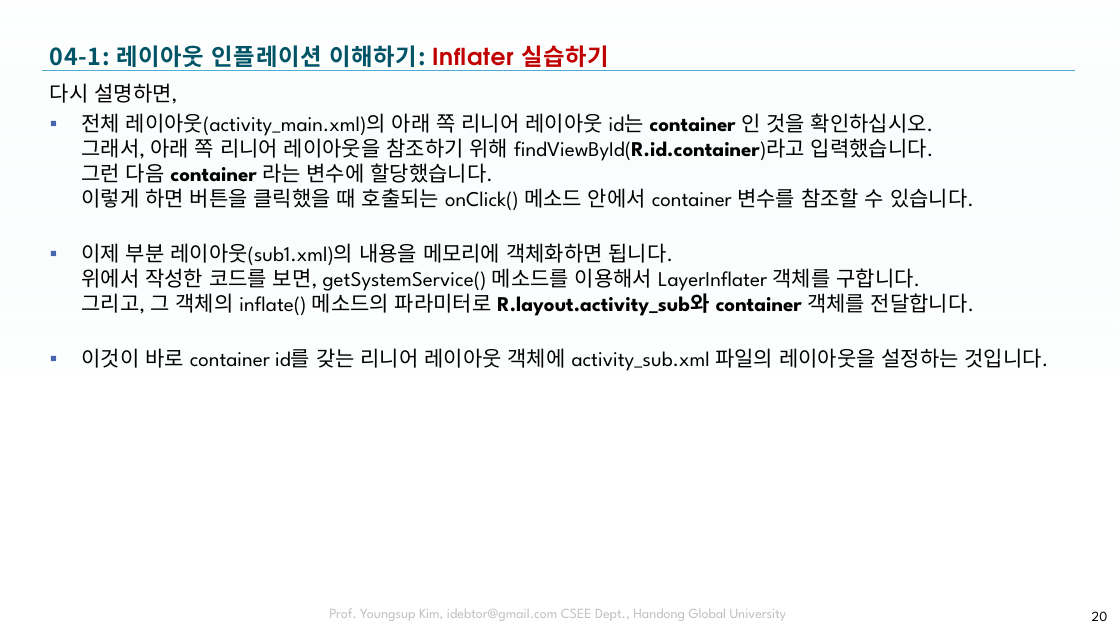
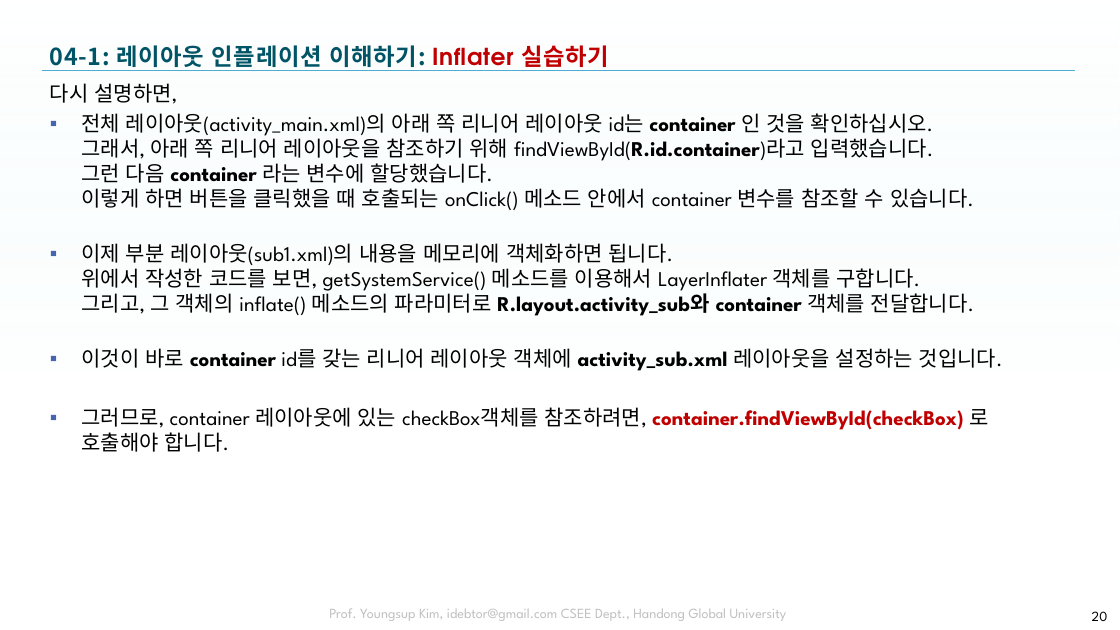
Before and after one commit to tae7841/HuStarAS, a slide deck: slide 20 of ppts/04Activity.pptx. Drawn at 1120x630 pixels with LibreOffice and Linux fonts; fonts in the diff are those of the drawing; background and template pictures are left out. Boxes give left, top, right and bottom in pixels: in the first picture for what was removed or moved away, otherwise in the second. Text is boxed around its words. In the diff, an @@ line names an element or a change of style, - is before the commit and + after.

```diff
--- a/ppts/04Activity.pptx
+++ b/ppts/04Activity.pptx
@@ text at [81, 348, 1003, 452]: text changed @@
-▪ 이것이 바로 container id를 갖는 리니어 레이아웃 객체에 activity_sub.xml 파일의 레이아웃을 설정하는 것입니다.
+▪ 이것이 바로 container id를 갖는 리니어 레이아웃 객체에 activity_sub.xml 레이아웃을 설정하는 것입니다.
+▪ 그러므로, container 레이아웃에 있는 checkBox객체를 참조하려면, container.findViewById(checkBox) 로 호출해야 합니다.
```
Also in this commit, not shown: 11 other slides changed, 12 slides added.
